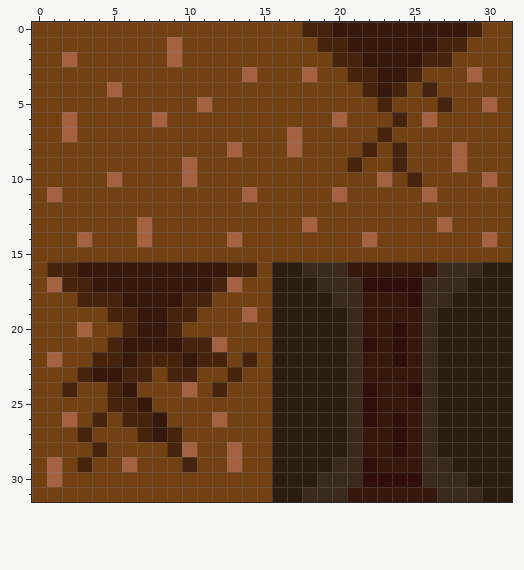
A pixel-art sprite gets an edit: Assets/TileMaps/Lv1GroundWithMine.png. The picture above is the old version.
The file is 32x32 pixels.
The result:
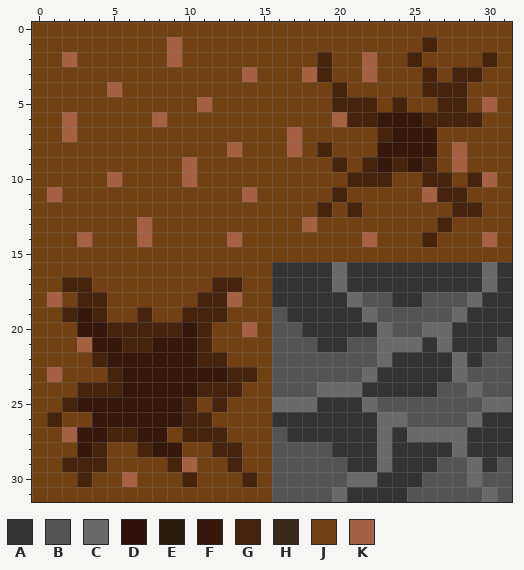
Palette (. is transparent): A #333333  B #545454  C #6a6a6a  D #300f0a  E #2a1d0d  F #36170c  G #45230d  H #392a1c  J #724113  K #a56243
Edits made:
Changed rows in their new state; - is an unchanged pixel.
first column x 1:
 0 -----------------JJJJJJJJJJJJ--
 1 ------------------JJJJJJJGJJ---
 2 ------------------GJJKJJGJJ--G-
 3 ------------------G-JKJJJG-GG--
 4 -------------------G-JJJ--GG---
 5 -------------------GGGJG---G---
 6 --------------------GGFFFGGGG--
 7 -----------------------FFF-----
 8 ------------------G--JFFFF-----
 9 -------------------GJGF-FG-----
10 --------------------GGG-JGG-G--
11 -------------------G------GG---
12 ------------------G-G------GG--
13 --------------------------G----
14 -------------------------G-----
16 JJJJJJJJJJJJJJ-AAAACAAAAAAAAACA
17 J--JJJJJJJJ-G--AAAACAAAAAAAAACA
18 K---JJJJJJ-GK--AAAAACBBAABBBCAA
19 -GFGJJGJJ-GG-J-BAAAAACBBBBBCAAA
20 --FFG-GG-FG--K-BBAAAAACBBCCAAAA
21 --KFFGG--F-J---BBBAABBCCCACAAAB
22 J---F-FFF----J-BBBBBBBCAAAACABB
23 K-JJGFFFFFFF-G-BBBBBBCAAAAACBBB
24 -JGG--FFFFG-G--BBBCCCAAAAABBCBB
25 -GFFFF-FFG-G---CCCAAACBBBBBBBCC
26 GJ-FFFF-FGGJ---AAAAAAACCBBBBCAA
27 -KFFGGF-JGGG---BAAAAAACACCCCAAA
28 --F---GFFJ-GG--BBBBAAACAAAACAAA
29 JG-G-J--GK--G--BBBBBAACAAABBCAB
30 J-G--K---G---G-BBBBBCCAAABBBCBB
31 ---------------BBBBCAAAABBBBBCB
